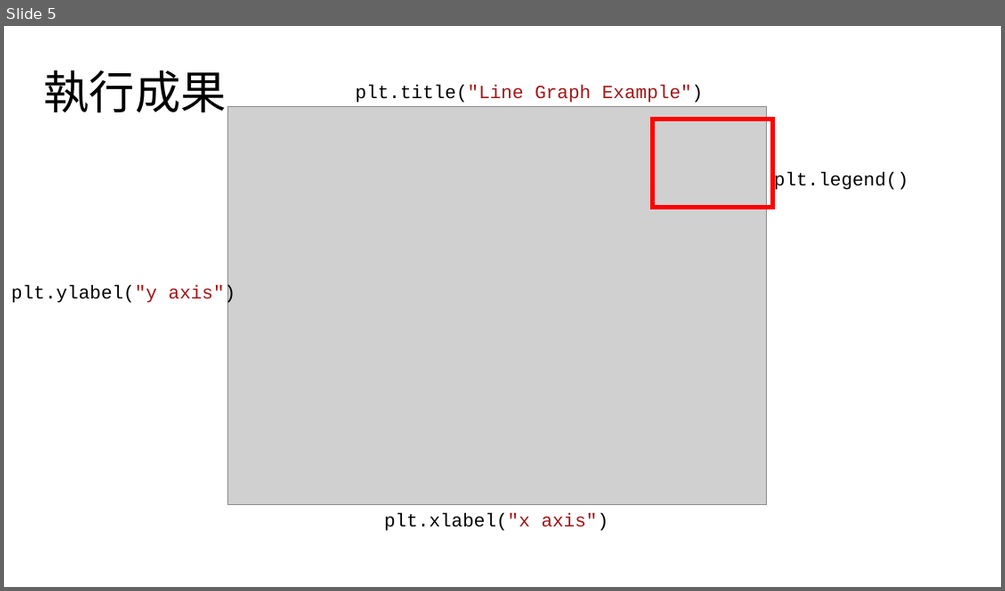
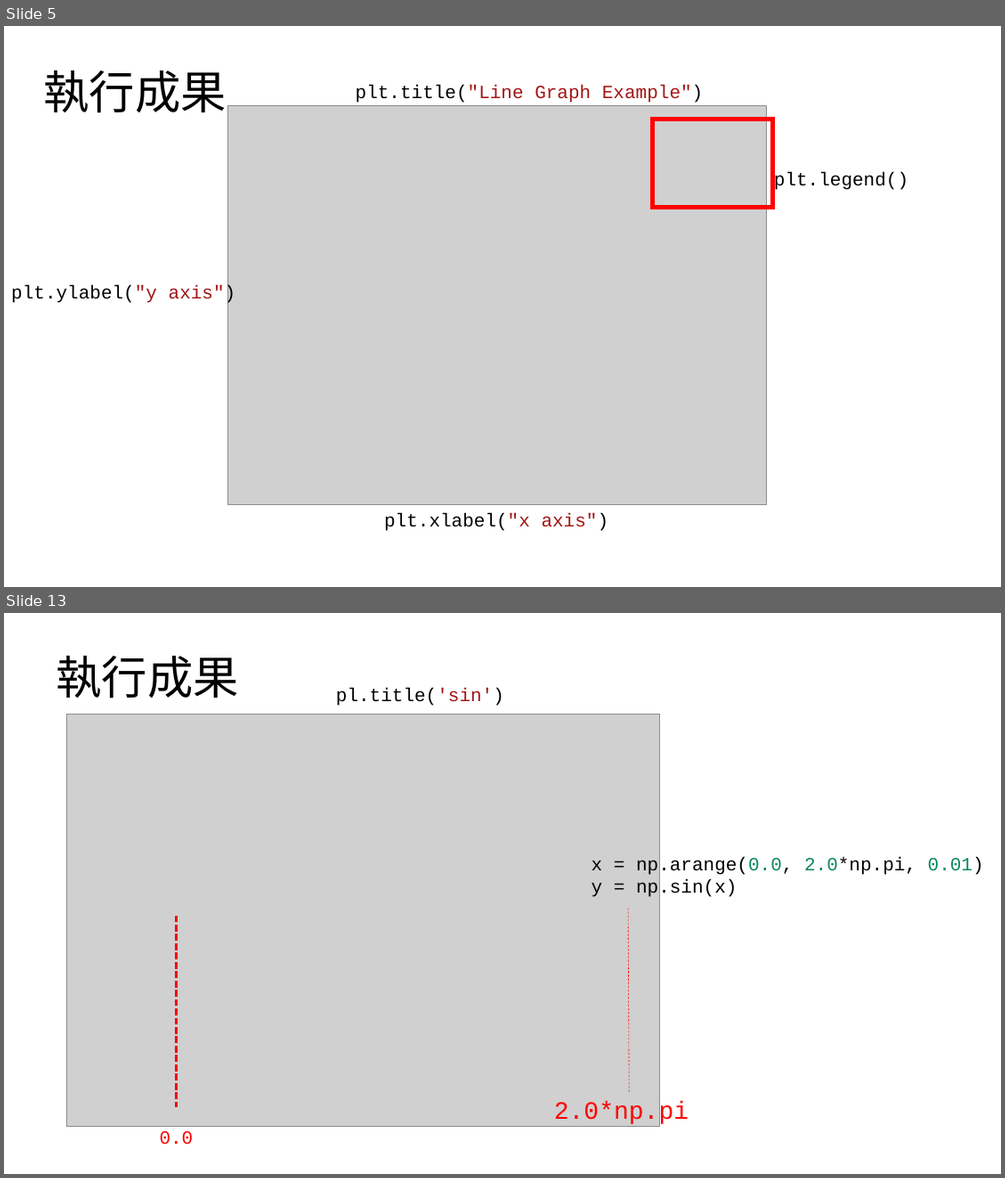
Before and after one commit to jon890613/Matplotlib, a slide deck: 簡報2.pptx. Shown one above the other, each under a label of ours: slide 5 before the commit, slides 5 and 13 after it; the slides between them are not shown. The pictures are 1005x591 and 1005x1178 pixels, drawn with LibreOffice and Linux fonts; fonts in the diff are those of the drawing; grey boxes stand for pictures. Boxes give left, top, right and bottom in pixels: in the first picture for what was removed or moved away, otherwise in the second. Text is boxed around its words. In the diff, an @@ line names an element or a change of style, - is before the commit and + after.

```diff
--- a/簡報2.pptx
+++ b/簡報2.pptx
@@ slide 13 added at (x1=4, y1=613, x2=1001, y2=1174), background #FFFFFF @@
@@ title added at (x1=57, y1=655, x2=239, y2=698), 44 pt, text #000000 @@
+執行成果
@@ text added at (x1=336, y1=688, x2=504, y2=706), 18 pt, text #000000 @@
+pl.title('sin')
@@ picture added at (x1=67, y1=714, x2=660, y2=1126) @@
@@ text added at (x1=591, y1=857, x2=984, y2=899), 18 pt, text #000000 @@
+x = np.arange(0.0, 2.0*np.pi, 0.01)
+y = np.sin(x)
@@ line added from (177, 915) to (177, 1107), #FF0000 2.25 pt dashed @@
@@ line added from (629, 908) to (629, 1093), #FF0000 0.5 pt dashed @@
@@ text added at (x1=554, y1=1101, x2=688, y2=1126), 24 pt, text #FF0000 @@
+2.0*np.pi
@@ text added at (x1=160, y1=1131, x2=194, y2=1144), 18 pt, text #FF0000 @@
+0.0
```
Also in this commit, not shown: 2 slides changed, 16 other slides added, 1 slide removed.
